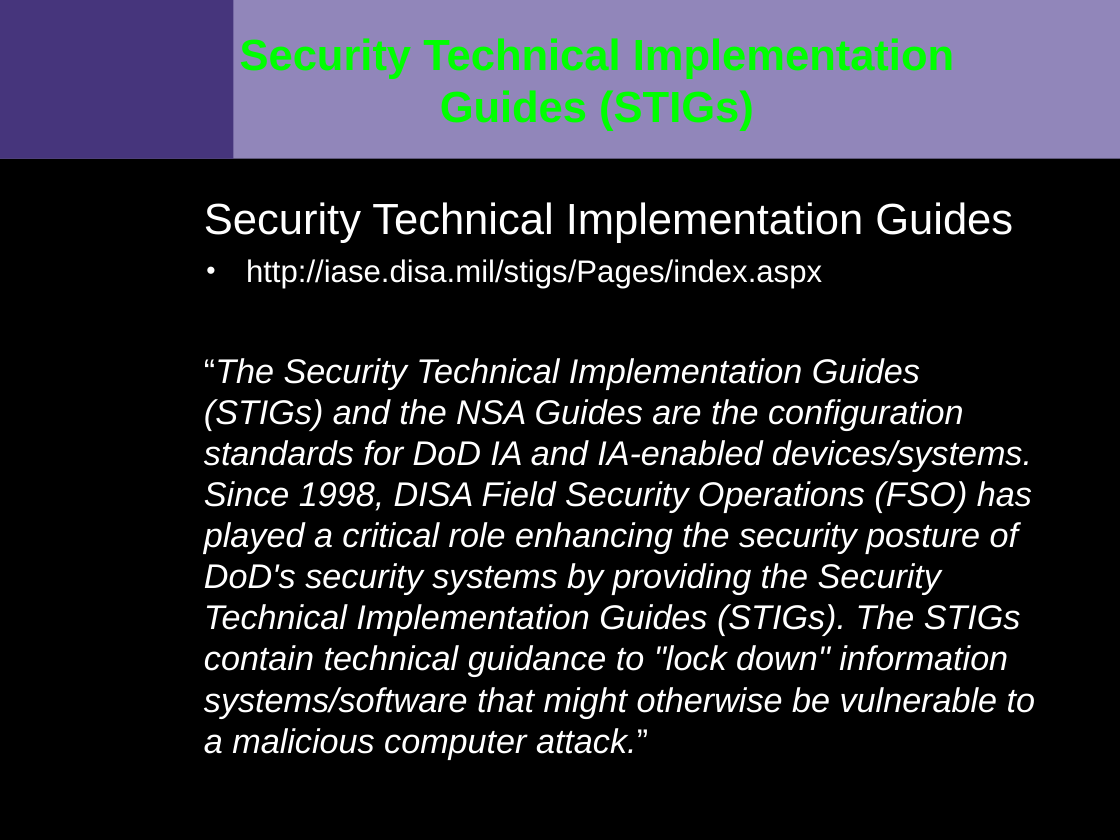
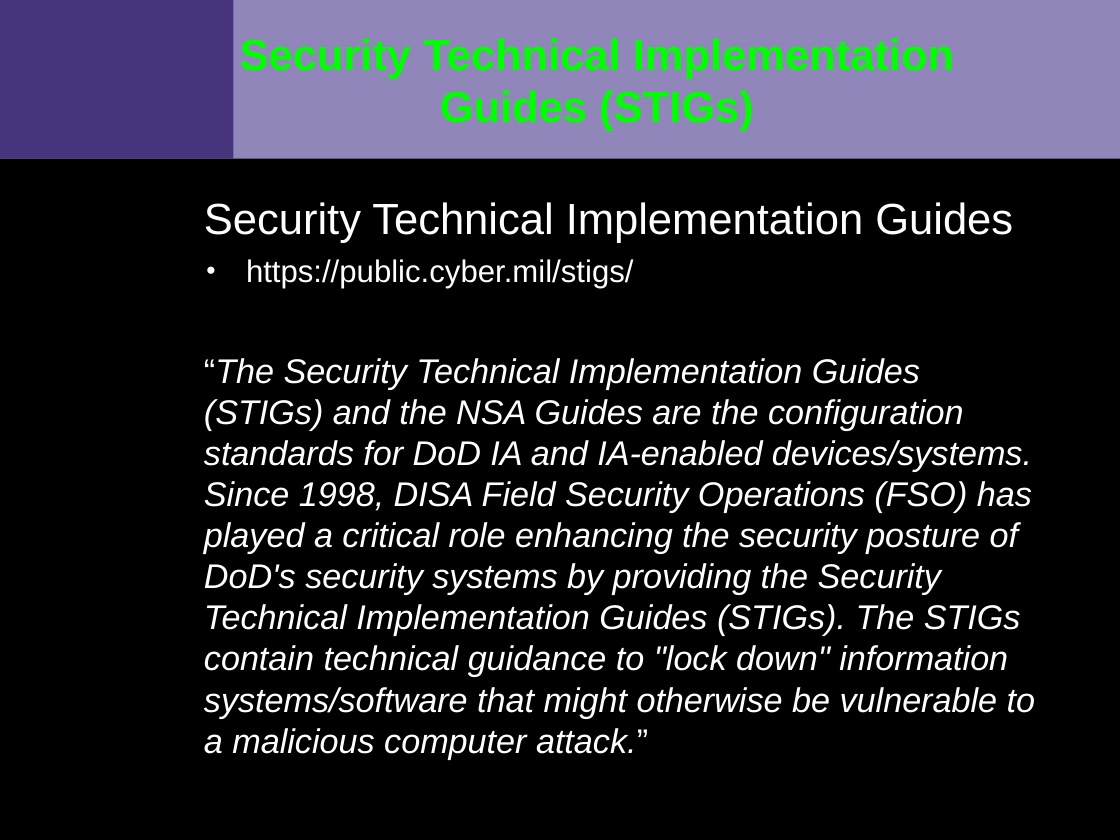
Before and after one commit to VCTLabs/elc2015-presentations, a slide deck: slide 10 of security_IoT/security_assessment_slides.odp. Drawn at 1120x840 pixels with LibreOffice and Linux fonts; fonts in the diff are those of the drawing; background and template pictures are left out. Boxes give left, top, right and bottom in pixels: in the first picture for what was removed or moved away, otherwise in the second. Text is boxed around its words. In the diff, an @@ line names an element or a change of style, - is before the commit and + after.

```diff
--- a/security_IoT/security_assessment_slides.odp
+++ b/security_IoT/security_assessment_slides.odp
@@ text at [246,259,634,289]: text changed @@
-  • http://iase.disa.mil/stigs/Pages/index.aspx
+  • https://public.cyber.mil/stigs/
```
Also in this commit, not shown: 4 other slides changed, 1 other file.
